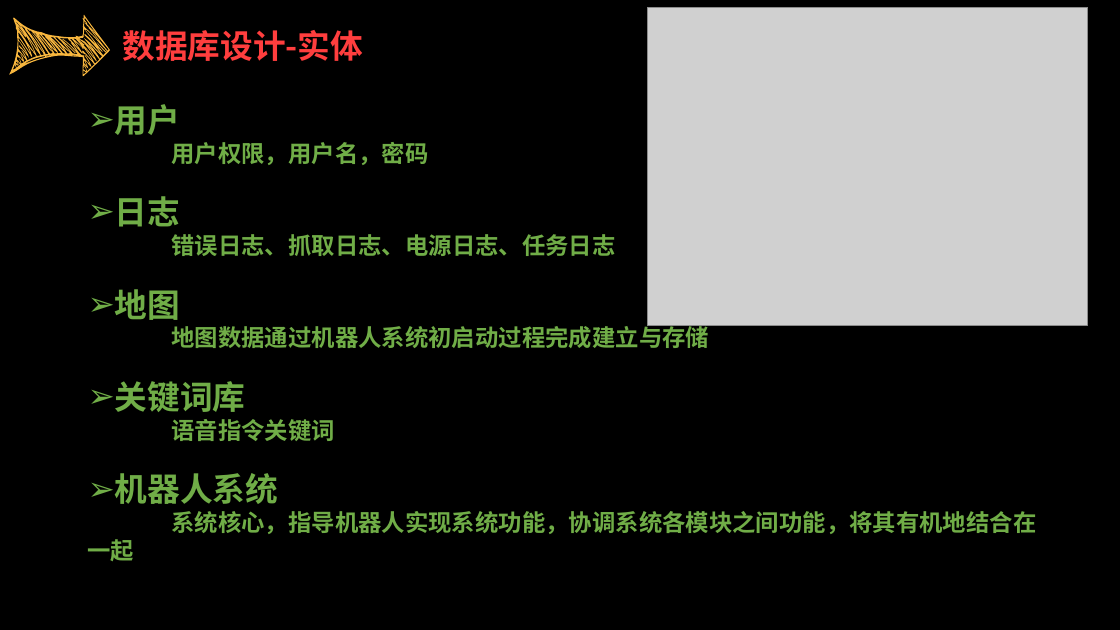
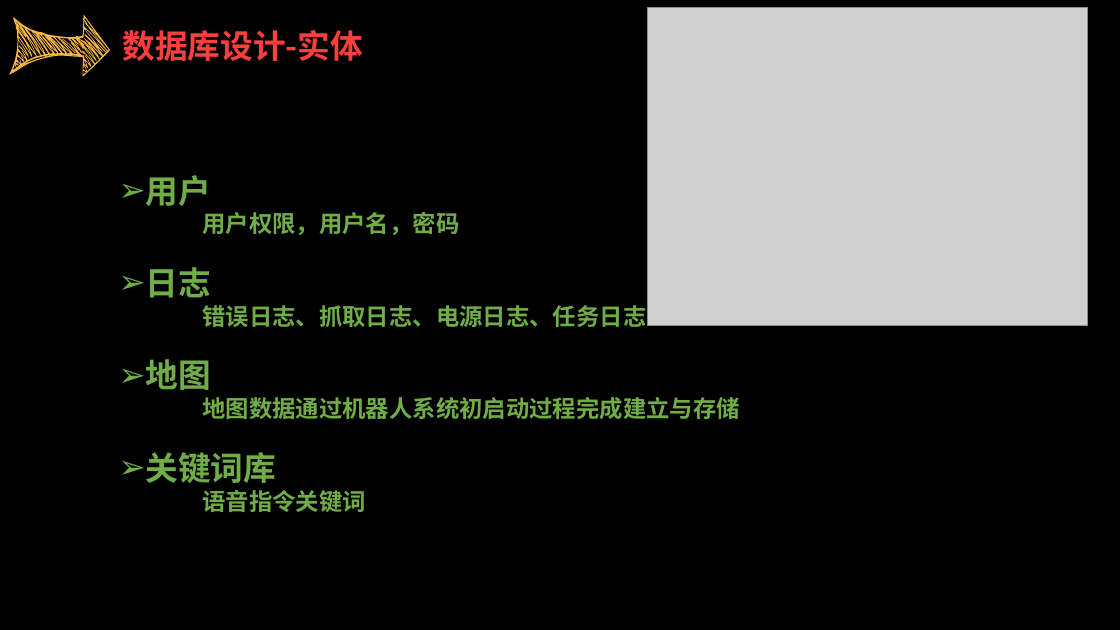
Before and after one commit to sebuaa2019/Team103, a slide deck: slide 25 of SE0423答辩TEAM103.pptx (slide 27 before the commit). Drawn at 1120x630 pixels with LibreOffice and Linux fonts; fonts in the diff are those of the drawing; grey boxes stand for pictures. Boxes give left, top, right and bottom in pixels: in the first picture for what was removed or moved away, otherwise in the second. Text is boxed around its words. In the diff, an @@ line names an element or a change of style, - is before the commit and + after.

```diff
--- a/SE0423答辩TEAM103.pptx
+++ b/SE0423答辩TEAM103.pptx
@@ text "用户": place and size @@
-text "用户" at bbox=[115, 104, 1037, 534]
+text "用户" at bbox=[146, 175, 740, 512]
@@ text at bbox=[115, 473, 1037, 534]: paragraphs removed @@
-➢ 机器人系统
-系统核心，指导机器人实现系统功能，协调系统各模块之间功能，将其有机地结合在一起
```
Also in this commit, not shown: 5 other slides changed, 2 slides removed, 1 other file.
